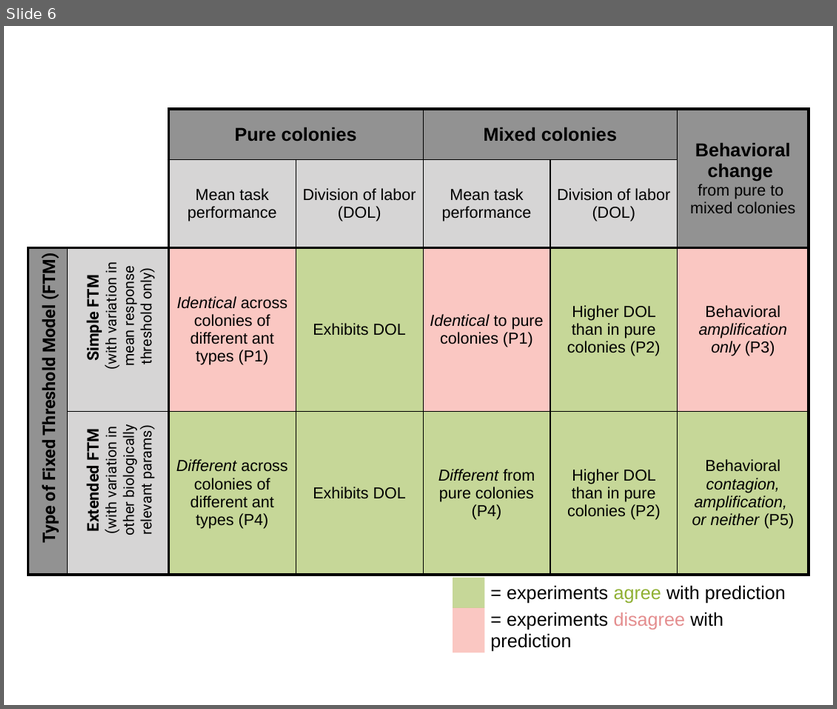
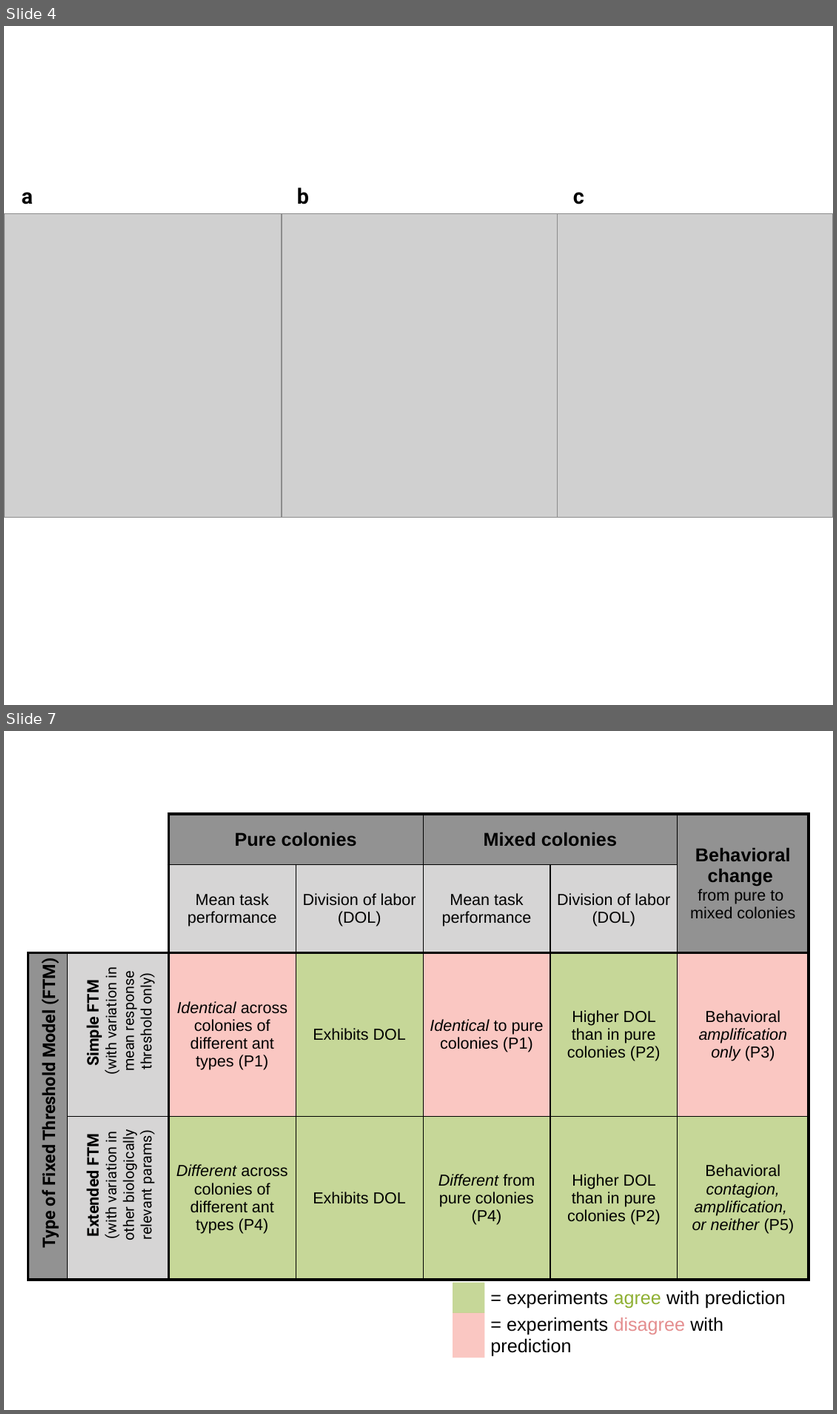
Before and after one commit to marikawakatsu/mixing-model, a slide deck: slides/figures_191206.pptx. Shown one above the other, each under a label of ours: slide 6 before the commit, slides 4 and 7 after it; the slides between them are not shown. The pictures are 837x709 and 837x1414 pixels, drawn with LibreOffice and Linux fonts; fonts in the diff are those of the drawing; grey boxes stand for pictures. Boxes give left, top, right and bottom in pixels: in the first picture for what was removed or moved away, otherwise in the second. Text is boxed around its words. In the diff, an @@ line names an element or a change of style, - is before the commit and + after.

```diff
--- a/slides/figures_191206.pptx
+++ b/slides/figures_191206.pptx
@@ slide 4 added at bbox=[4, 26, 833, 705], background #FFFFFF @@
@@ text added at bbox=[22, 192, 33, 204], 16 pt, text #000000, bold @@
+a
@@ text added at bbox=[297, 187, 309, 204], 16 pt, text #000000, bold @@
+b
@@ text added at bbox=[573, 192, 584, 204], 16 pt, text #000000, bold @@
+c
@@ picture added at bbox=[4, 213, 282, 517] @@
@@ picture added at bbox=[279, 213, 558, 517] @@
@@ picture added at bbox=[555, 213, 833, 517] @@
@@ what was slide 6 is now slide 7 @@
```
Also in this commit, not shown: 1 slide changed, 7 other files.
